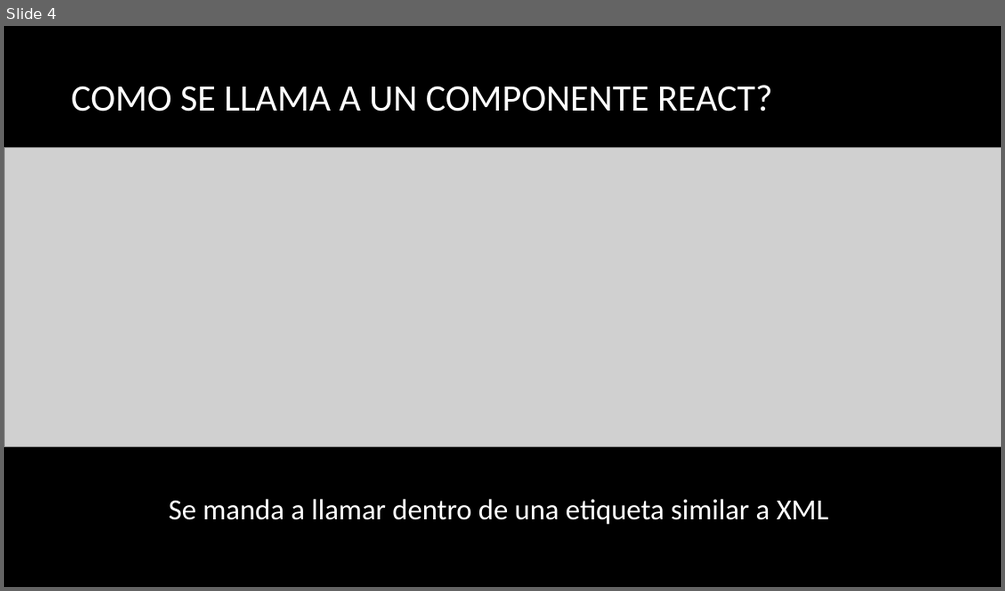
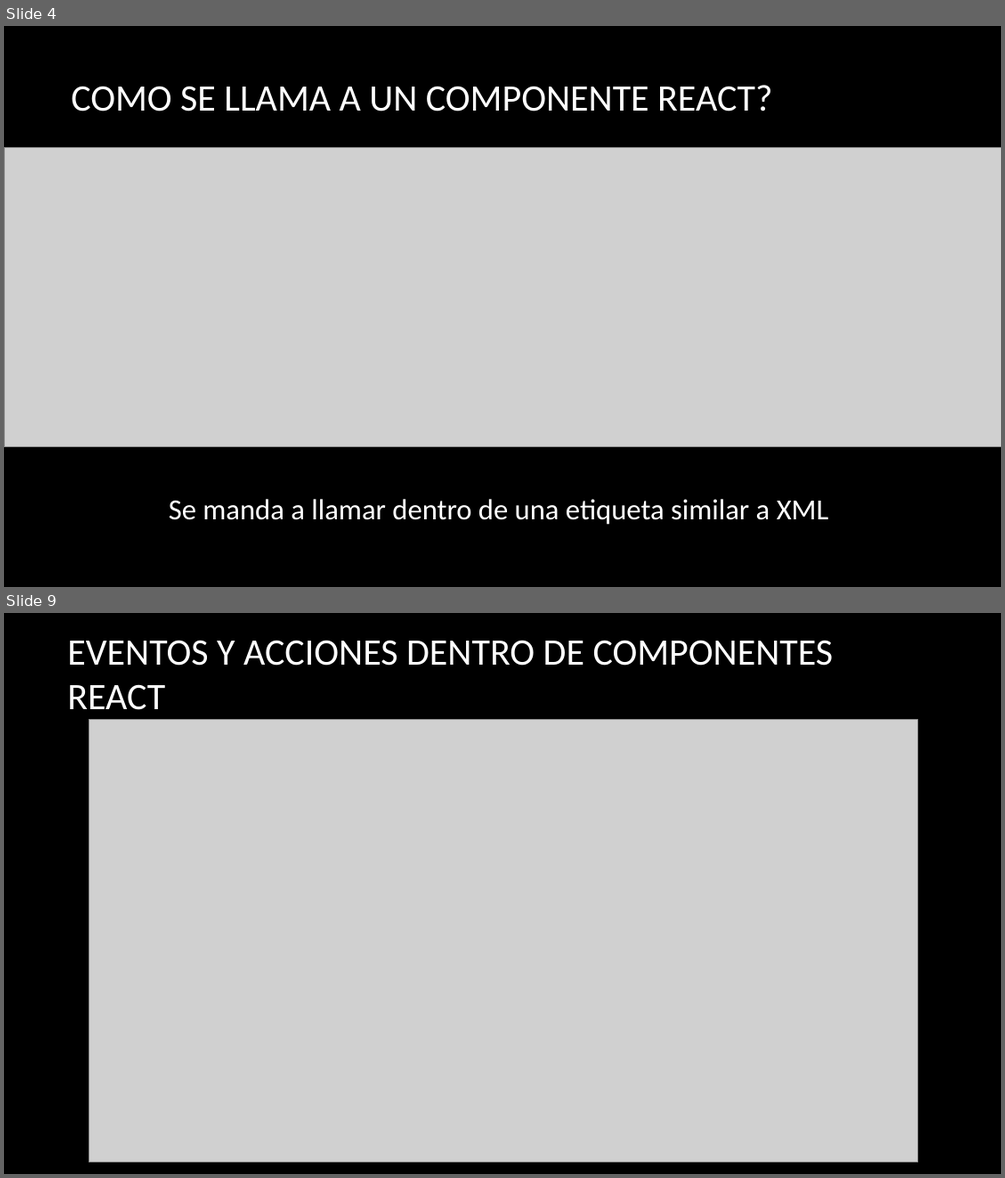
Before and after one commit to ProfeSantiago/ReactJS, a slide deck: 2) Componentes React.pptx. Shown one above the other, each under a label of ours: slide 4 before the commit, slides 4 and 9 after it; the slides between them are not shown. The pictures are 1005x591 and 1005x1178 pixels, drawn with LibreOffice and Linux fonts; fonts in the diff are those of the drawing; grey boxes stand for pictures; background and template pictures are left out. Boxes give left, top, right and bottom in pixels: in the first picture for what was removed or moved away, otherwise in the second. Text is boxed around its words. In the diff, an @@ line names an element or a change of style, - is before the commit and + after.

```diff
--- a/2) Componentes React.pptx
+++ b/2) Componentes React.pptx
@@ slide 9 added at [4, 613, 1001, 1174], background picture (left out) @@
@@ title added at [67, 640, 833, 710], 36 pt, text #FFFFFF @@
+EVENTOS Y ACCIONES DENTRO DE COMPONENTES REACT
@@ picture added at [89, 720, 918, 1162] @@
```
Also in this commit, not shown: 3 slides changed, 2 other slides added, 9 other files.
